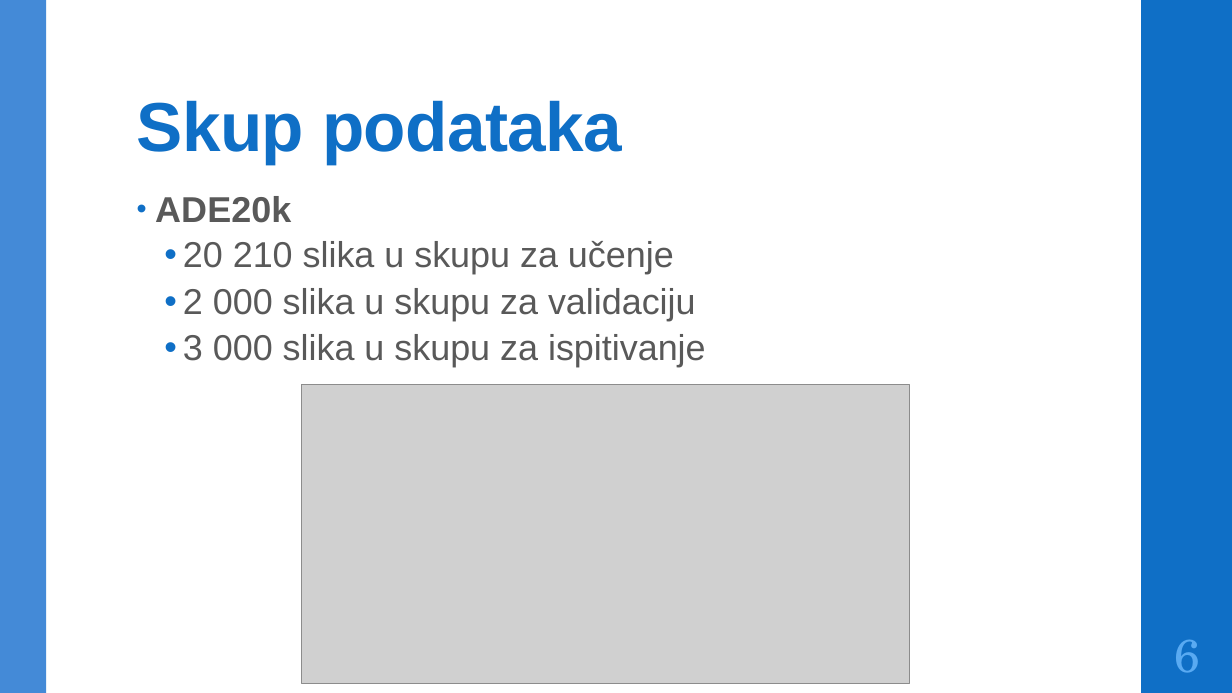
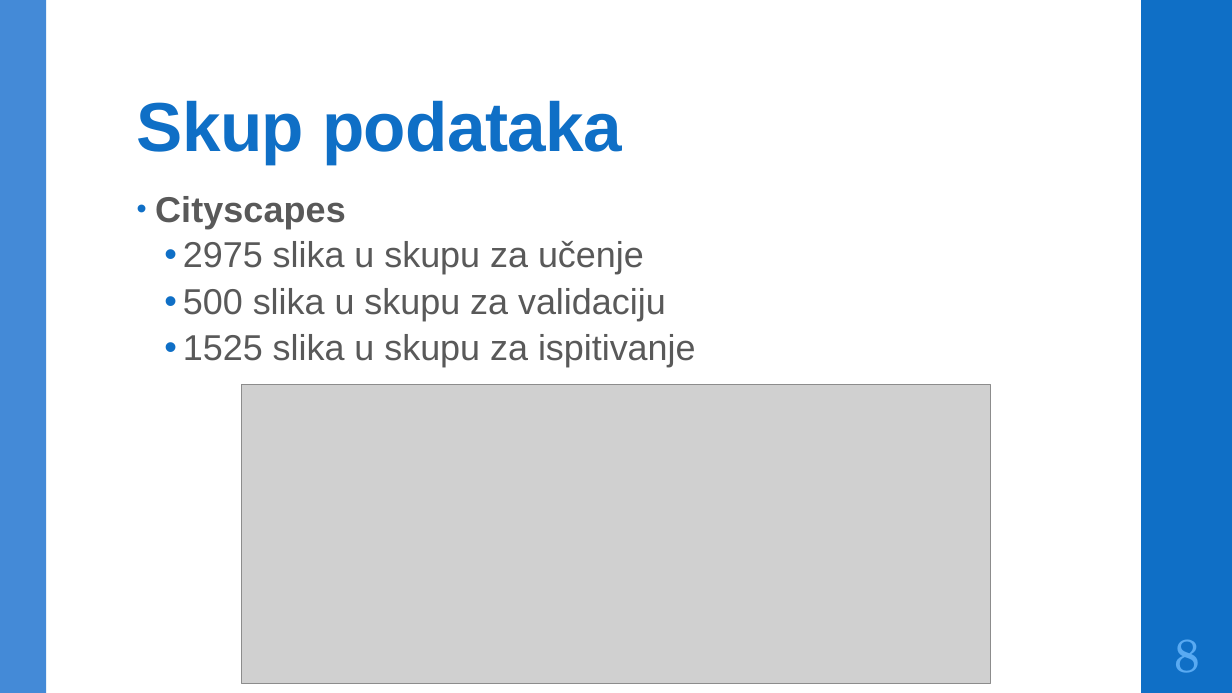
Before and after one commit to DomJamb/Seminar, a slide deck: slide 9 of Dokumentacija/Prezentacija/Trojanski napadi na modele za semantičku segmentaciju.pptx (slide 7 before the commit). Drawn at 1232x693 pixels with LibreOffice and Linux fonts; fonts in the diff are those of the drawing; grey boxes stand for pictures. Boxes give left, top, right and bottom in pixels: in the first picture for what was removed or moved away, otherwise in the second. Text is boxed around its words. In the diff, an @@ line names an element or a change of style, - is before the commit and + after.

```diff
--- a/Dokumentacija/Prezentacija/Trojanski napadi na modele za semantičku segmentaciju.pptx
+++ b/Dokumentacija/Prezentacija/Trojanski napadi na modele za semantičku segmentaciju.pptx
@@ text at bbox=[155, 196, 696, 367]: text changed @@
-• ADE20k
-  • 20 210 slika u skupu za učenje
-  • 2 000 slika u skupu za validaciju
-  • 3 000 slika u skupu za ispitivanje
+• Cityscapes
+  • 2975 slika u skupu za učenje
+  • 500 slika u skupu za validaciju
+  • 1525 slika u skupu za ispitivanje
@@ picture: place and size @@
-picture at bbox=[302, 385, 909, 684]
+picture at bbox=[241, 385, 991, 684]
@@ page number at bbox=[1174, 640, 1200, 673]: text changed @@
-6
+8
```
Also in this commit, not shown: 4 other slides changed, 4 slides added, 4 slides removed, 3 other files.
